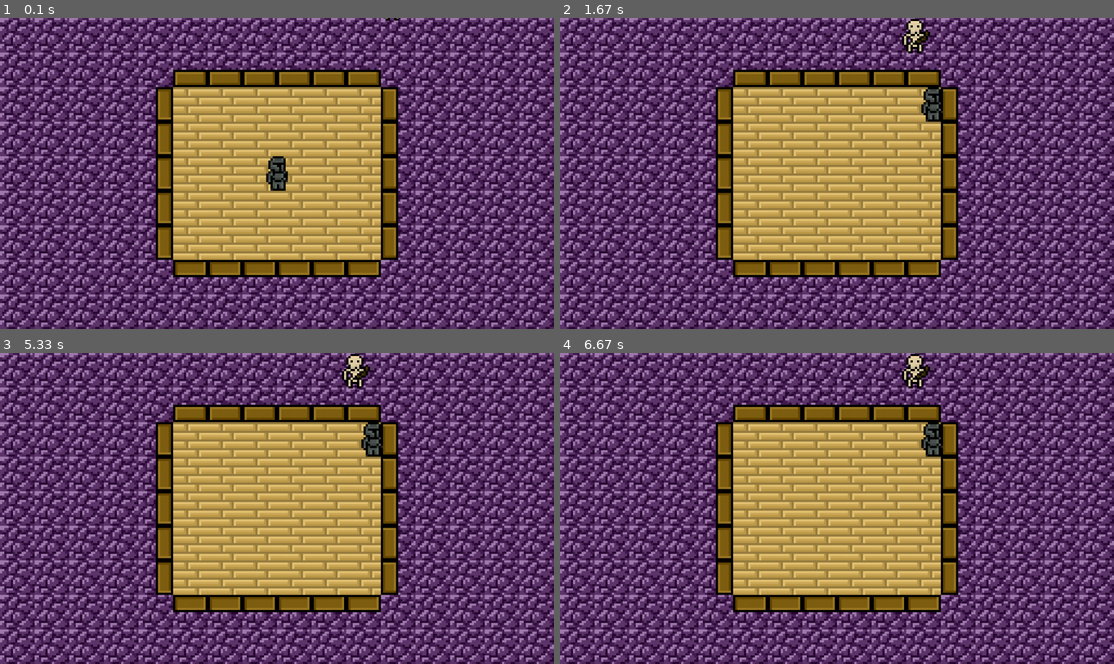
Above: before the commit, frames 1-4 (two rows, left to right).
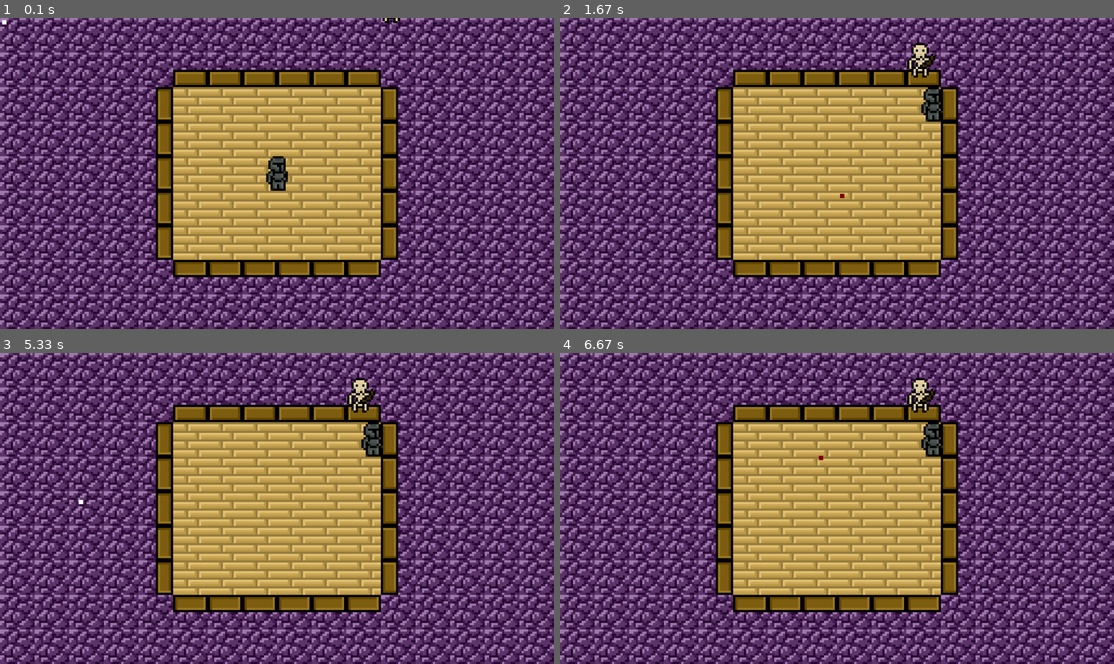
Above: after the commit, the same moments.

Repository: nicolassaez2004/DpProjetos.PyGame
Game: pygame game, started from main.py
Two runs of this game, one before a commit and one after it. Both use one fixed random seed, a clock stepped at 60 frames per second and the inputs below.
Inputs (mouse positions are in pixels of both pictures, inside the frame that each line leads up to):
- Up to frame 1 (0.1 s): no input
- Up to frame 2 (1.67 s): click (837, 173) at 0.38 s; hold D 0.67-1.13 s; hold W 1.17-1.47 s; click (837, 195) at 1.55 s
- Up to frame 3 (5.33 s): click (144, 511) at 1.88 s; click (332, 576) at 2.22 s; click (105, 461) at 2.55 s; click (105, 580) at 2.88 s; click (360, 399) at 3.22 s; click (481, 617) at 3.55 s; click (343, 536) at 3.88 s; click (132, 393) at 4.22 s; click (288, 402) at 4.55 s; click (144, 446) at 4.88 s; click (77, 499) at 5.22 s
- Up to frame 4 (6.67 s): click (809, 589) at 5.55 s; click (842, 539) at 5.88 s; click (837, 545) at 6.22 s; click (820, 455) at 6.55 s

The runs differ from the first frame. In frame 1, less than 0.1% of the frame differs, in the area x 0-73%, y 0-3%; in frame 2, 0.7%; in frame 3, 0.7%; in frame 4, 0.7%, in the area x 46-68%, y 0-35%.

Commit message:
classes: wizard, skeleton e ghost

Diff:
--- a/main.py
+++ b/main.py
@@ -43,24 +43,64 @@
 
 class Enemy(pygame.sprite.Sprite):
     def __init__(self, posicao):
-        super(Enemy, self).__init__()
-        size = (80, 80)
-        aux = pygame.image.load('assets/sprites/skeleton.png')
-        self.image = pygame.transform.scale(aux, size)
-        self.rect = pygame.Rect(posicao, size)
+        super().__init__()
+
+        self.health = 10
+        self.damage = 10
+        self.speed = 2
+
+        self.pos_inicial = pygame.math.Vector2(posicao)
+        self.rect = pygame.Rect(posicao, (80, 80))
         self.velocidade = pygame.math.Vector2(0, 0)
 
+class Skeleton(Enemy):
+    def __init__(self, posicao):
+        super().__init__(posicao)
+
+        aux = pygame.image.load('assets/sprites/skeleton.png')
+        self.image = pygame.transform.scale(aux, (80, 80))
+
+        self.estado = "indo_player"
+        self.timer = 0
+        self.direcao = pygame.math.Vector2(0, 0)
+        self.distancia_percorrida = 0
+
     def update(self):
+        pos_atual = pygame.math.Vector2(self.rect.topleft)
+        distancia = pos_atual.distance_to(self.pos_inicial)
+
+        if distancia < 160:
+            self.rect.move_ip(*self.velocidade)
+        else:
+            self.velocidade = pygame.math.Vector2(0, 0)
+
         self.rect.move_ip(*self.velocidade)
+
+class Wizard(Enemy):
+    def __init__(self, posicao):
+        super().__init__(posicao)
+
+        aux = pygame.image.load('assets/sprites/wizard.png')
+        self.image = pygame.transform.scale(aux, (80, 80))
+
+    def update(self):
+        pass
+
+class Ghost(Enemy):
+    def __init__(self, posicao):
+        super().__init__(posicao)
+
+        aux = pygame.image.load('assets/sprites/ghost.png')
+        self.image = pygame.transform.scale(aux, (80, 80))
+
+    def update(self):
+        pass
 
 class Object(pygame.sprite.Sprite):
     def __init__(self):
         super().__init__()
 
-        self.rect_brick_cima = pygame.Rect(400, 120, 480, 40)
-        self.rect_brick_baixo = pygame.Rect(400, 560, 480, 40)
-        self.rect_brick_esquerda = pygame.Rect(360, 160, 40, 400)
-        self.rect_brick_direita = pygame.Rect(880, 160, 40, 400)
+        self.plataforma = pygame.Rect(360, 120, 560, 480)
 
 class Game:
     def __init__(self):
@@ -79,9 +119,8 @@
         self.player = Player((LARGURA/2 - 40, ALTURA/2 - 40))
 
         self.randomizacao()
-        self.inimigo1 = Enemy((self.spawn_pos))
+        self.inimigo1 = Skeleton(self.spawn_pos)
         self.todo_mundo = pygame.sprite.Group([self.player, self.inimigo1])
-
         self.objeto = Object()
 
     def randomizacao(self):
@@ -100,26 +139,29 @@
         self.window.fill(PRETO)
         self.window.blit(self.bg, (0, 0))
 
+        direcao = pygame.math.Vector2(self.player.rect.x - self.inimigo1.rect.x,
+                                      self.player.rect.y - self.inimigo1.rect.y)
+        if direcao.length() != 0:
+            direcao = direcao.normalize()
+
+        self.inimigo1.velocidade = direcao * 2
+
         self.todo_mundo.update()
-        self.inimigo1.velocidade = ((self.player.rect.x-self.inimigo1.rect.x)//200,
-                              (self.player.rect.y-self.inimigo1.rect.y)//200)
 
         mouse_pos = pygame.mouse.get_pos()
         tamanho_mouse = 10
         self.mouse_pos = pygame.Rect(mouse_pos[0], mouse_pos[1], tamanho_mouse, tamanho_mouse)
-        #pygame.draw.rect(self.window, (MOUSE_COLOR), self.mouse_pos)
+        pygame.draw.rect(self.window, (MOUSE_COLOR), self.mouse_pos)
 
         self.todo_mundo.draw(self.window)
         pygame.display.update()
 
     def colisoes(self):
-        pass
-
-        # global MOUSE_COLOR
-        # if self.mouse_pos.colliderect(self.player):
-        #     MOUSE_COLOR = (125, 0, 0)
-        # else:
-        #     MOUSE_COLOR = (255, 255, 255)
+        global MOUSE_COLOR
+        if self.mouse_pos.colliderect(self.objeto.plataforma):
+             MOUSE_COLOR = (125, 0, 0)
+        else:
+             MOUSE_COLOR = (255, 255, 255)
 
     def executar(self):
         while self.rodando:
